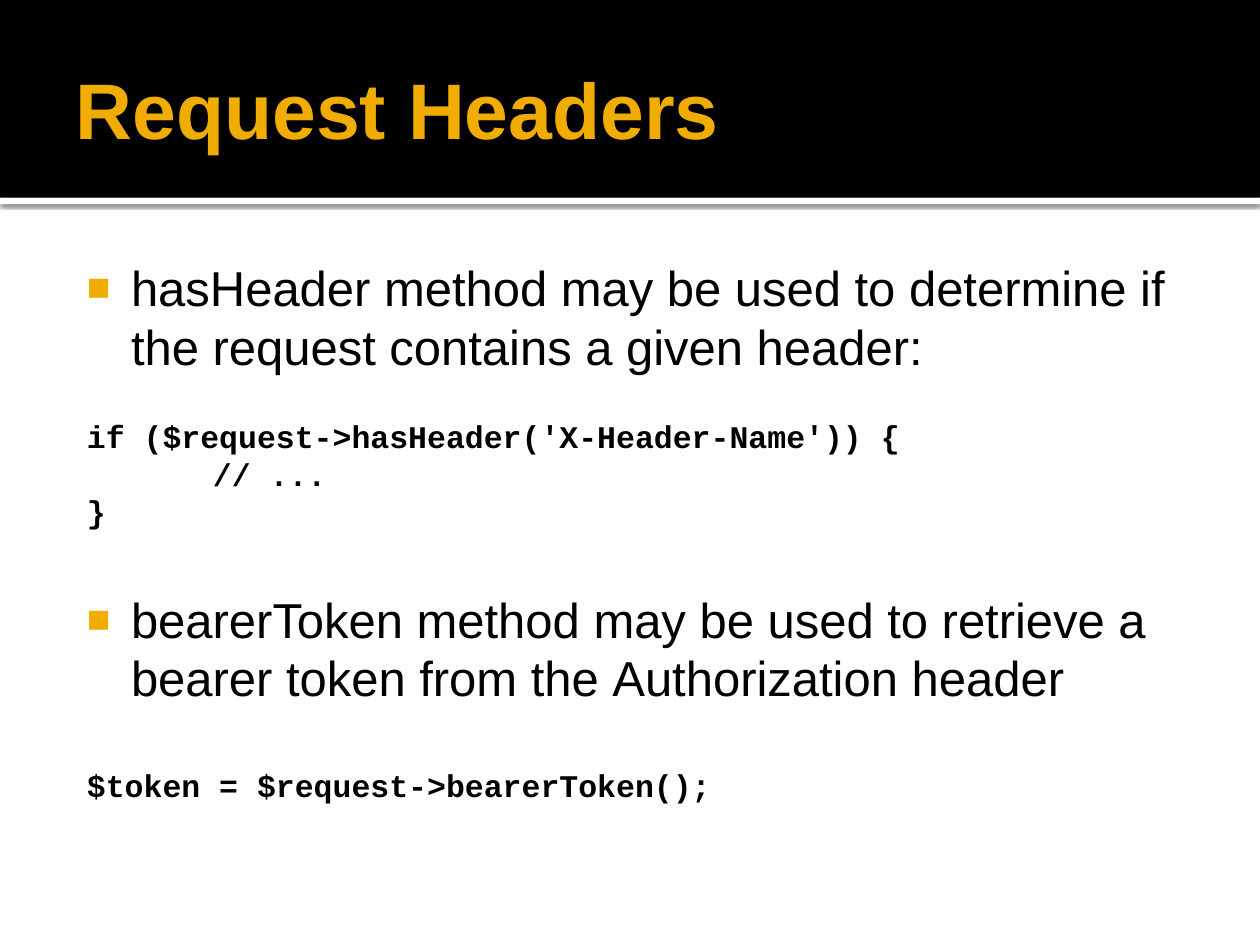
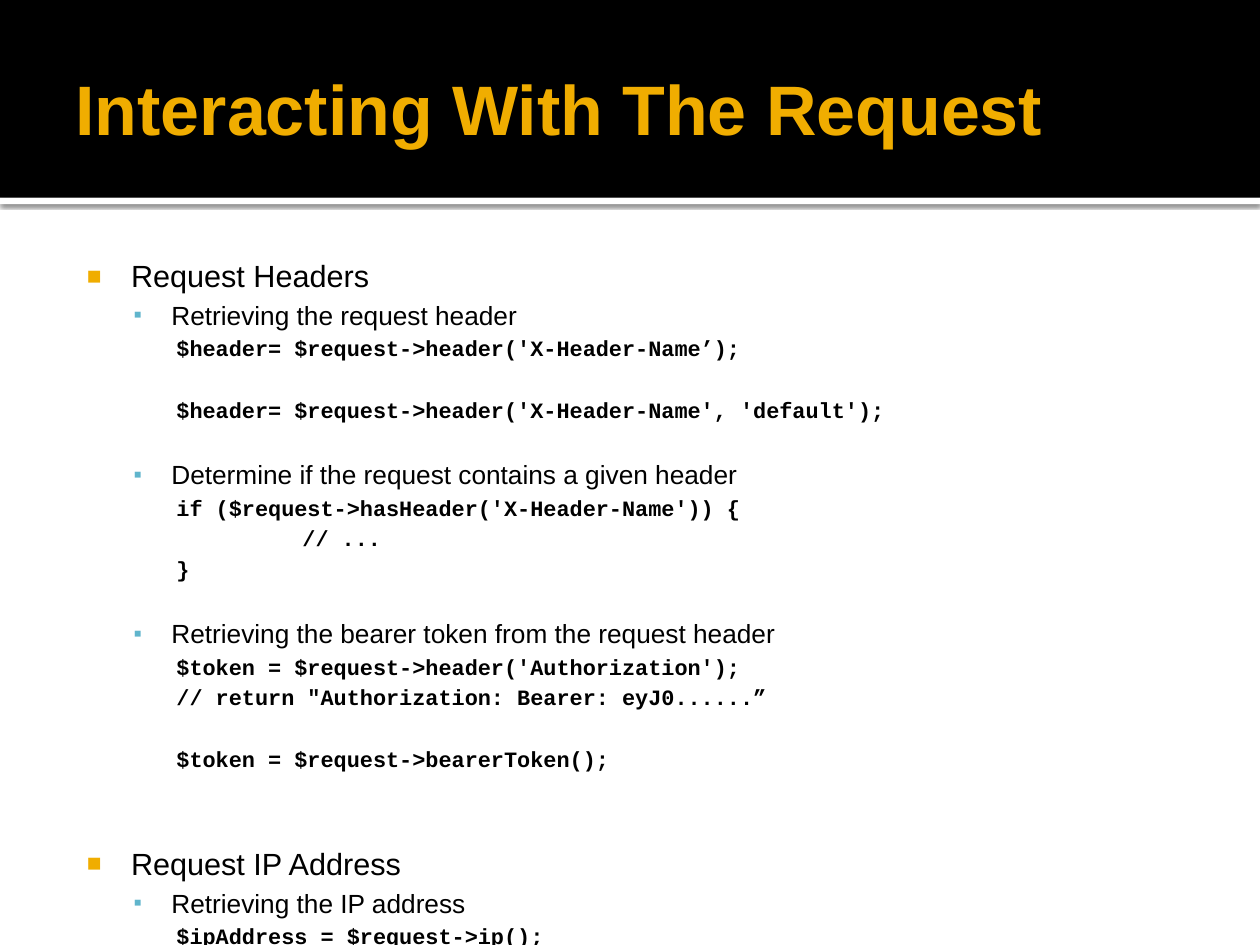
Before and after one commit to peraktechnology/laravel, a slide deck: slide 8 of 8. Request & Response/Laravel Request & Response.pptx (slide 12 before the commit). Drawn at 1260x945 pixels with LibreOffice and Linux fonts; fonts in the diff are those of the drawing; background and template pictures are left out. Boxes give left, top, right and bottom in pixels: in the first picture for what was removed or moved away, otherwise in the second. Text is boxed around its words. In the diff, an @@ line names an element or a change of style, - is before the commit and + after.

Commit message:
Request & Response

```diff
--- a/8. Request & Response/Laravel Request & Response.pptx
+++ b/8. Request & Response/Laravel Request & Response.pptx
@@ title at (76,84,1042,148): text changed; size 45 to 40 pt @@
-Request Headers
+Interacting With The Request
@@ text at (131,264,884,490): text changed; size 28 to 12.5 pt; font Arial to Courier New; bold on @@
-■ hasHeader method may be used to determine if the request contains a given header:
+■ Request Headers
+  ▪ Retrieving the request header
+    $header= $request->header('X-Header-Name’);
+    $header= $request->header('X-Header-Name', 'default');
+  ▪ Determine if the request contains a given header
@@ text at (176,500,714,772): size 18 to 12.5 pt in "if ($request->hasHeader('X-Header-Name')) {", "// ...", "}", "$token = $request->bearerToken();"; list level 1 to 3 in "if ($request->hasHeader('X-Header-Name')) {"; list level 1 to 3 in "// ..."; list level 1 to 3 in "}"; list level 1 to 3 in "$token = $request->bearerToken();" @@
@@ text at (171,624,775,710): text changed; size 28 to 12.5 pt; font Arial to Courier New; bold on @@
-■ bearerToken method may be used to retrieve a bearer token from the Authorization header
+  ▪ Retrieving the bearer token from the request header
+    $token = $request->header('Authorization');
+    // return "Authorization: Bearer: eyJ0......”
@@ text at (131,852,544,945): paragraphs added @@
+■ Request IP Address
+  ▪ Retrieving the IP address
+    $ipAddress = $request->ip();
```
Also in this commit, not shown: 14 other slides changed, 20 slides added, 16 slides removed.
